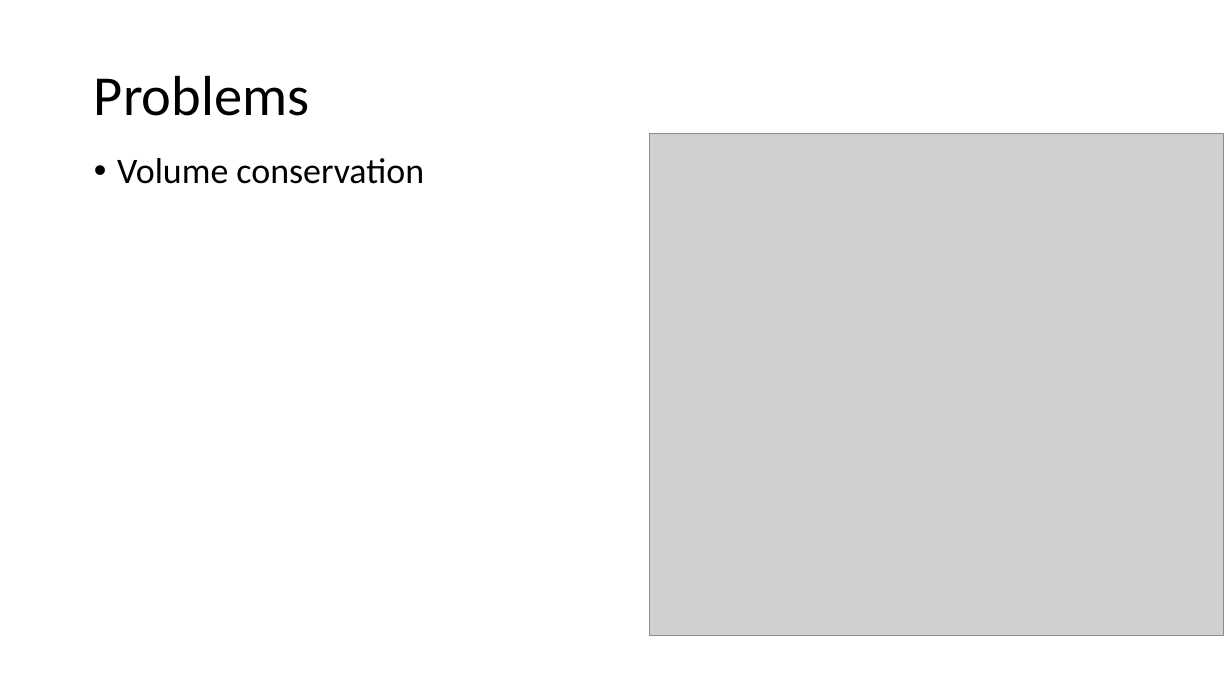
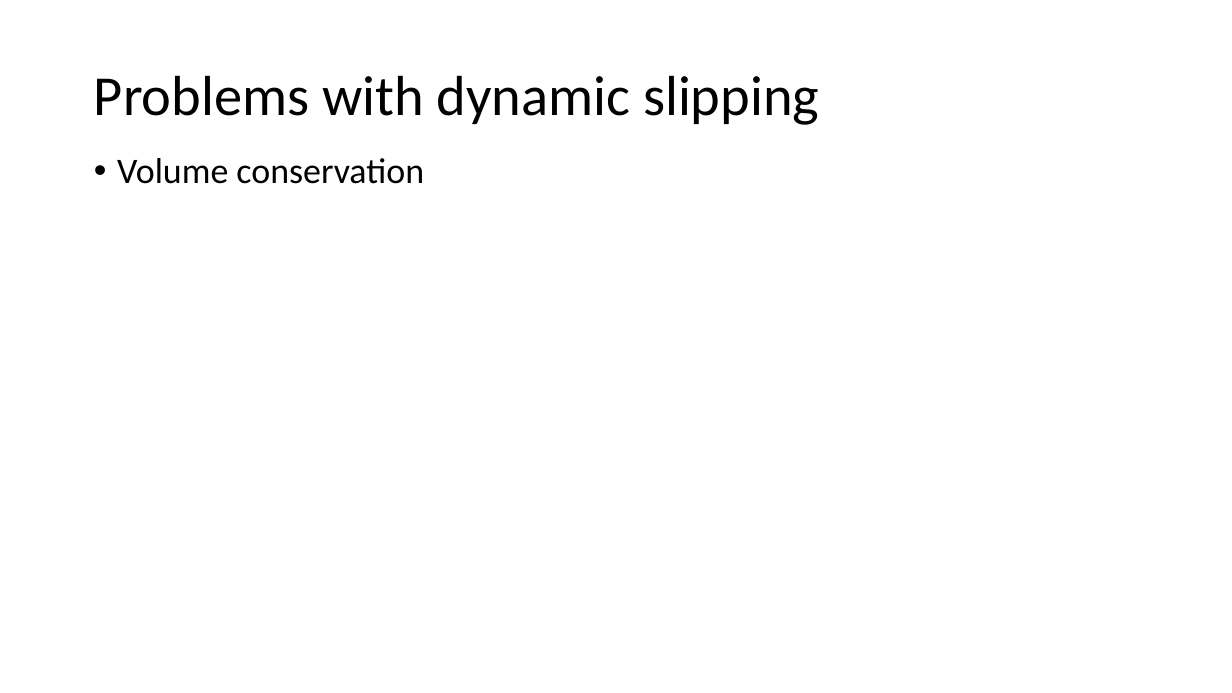
Before and after one commit to Daniel-Chin/droplet, a slide deck: slide 24 of APS_conf/slides.pptx. Drawn at 1232x693 pixels with LibreOffice and Linux fonts; fonts in the diff are those of the drawing; grey boxes stand for pictures. Boxes give left, top, right and bottom in pixels: in the first picture for what was removed or moved away, otherwise in the second. Text is boxed around its words. In the diff, an @@ line names an element or a change of style, - is before the commit and + after.

```diff
--- a/APS_conf/slides.pptx
+++ b/APS_conf/slides.pptx
@@ title at [94, 75, 819, 125]: text changed @@
-Problems
+Problems with dynamic slipping
@@ picture removed at [650, 134, 1224, 637] @@
```
Also in this commit, not shown: 1 other slide changed, 2 other files.
